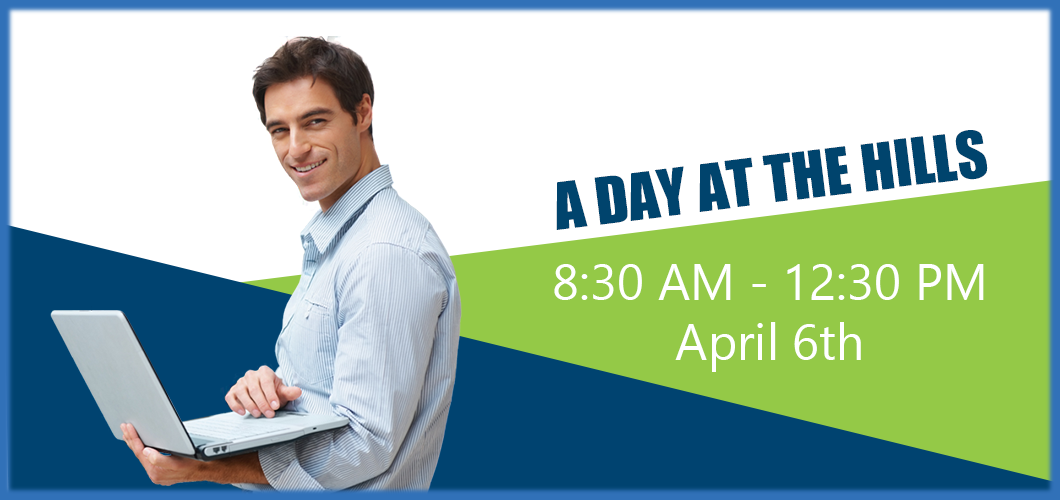
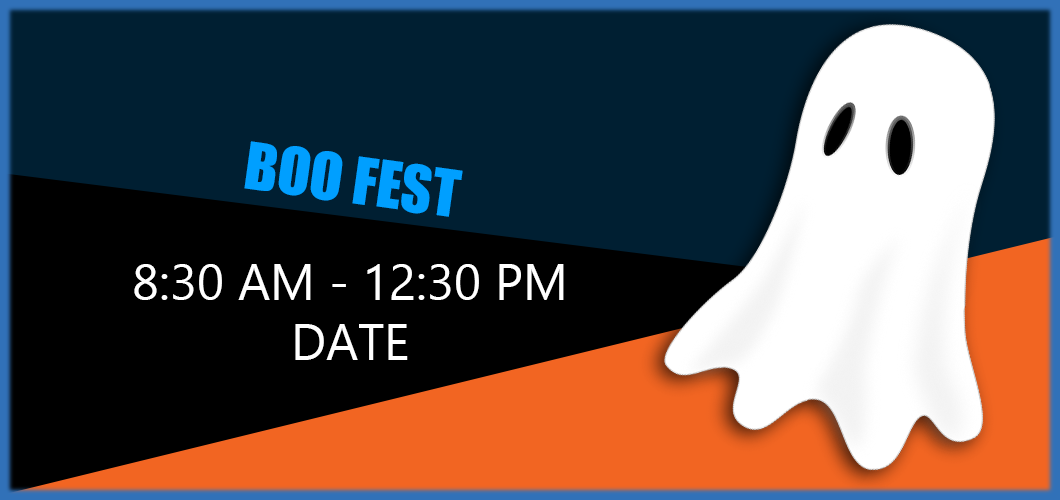
Layered file, before and after one edit (1060x500). Changes by layer:
removed layer "slide_3" from group "Mask" over [49, 36, 462, 494]
added group "Boo Fest" with 6 layers in group "Mask" over [6, 6, 1054, 494]
added layer "Ghost" in group "Boo Fest" over [638, 6, 1008, 494]
added layer "BOO FEST" in group "Boo Fest" over [244, 141, 463, 217]
added layer "8:30 AM - 12:30 PM DATE" (1st of 2, in "Mask" › "Boo Fest") in group "Boo Fest" over [134, 264, 564, 360]
added layer "Shape 1" (1st of 3, in "Mask" › "Boo Fest") in group "Boo Fest" over [6, 235, 1054, 494]
added layer "Shape 2" (1st of 3, in "Mask" › "Boo Fest") in group "Boo Fest" over [6, 173, 1054, 494]
moved "Layer 1" into group "Boo Fest", painted on it over [6, 6, 1054, 494]
moved "A DAY AT THE HILLS" into group "Day at the Hills" over [556, 130, 988, 230]
renamed "8:30 AM - 12:30 PM April 6th" to "8:30 AM - 12:30 PM DATE", moved it into group "Day at the Hills", painted on it over [554, 264, 984, 372]
moved "Shape 1" (3rd of 3, in "Mask" › "Day at the Hills") into group "Day at the Hills" over [6, 224, 1054, 494]
moved "Shape 2" (3rd of 3, in "Mask" › "Day at the Hills") into group "Day at the Hills" over [6, 179, 1054, 494]
